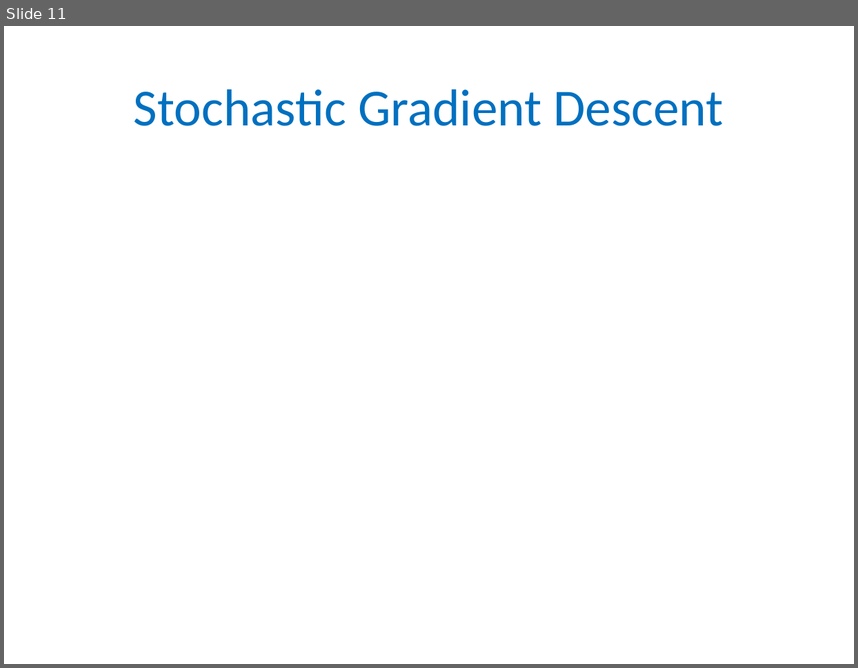
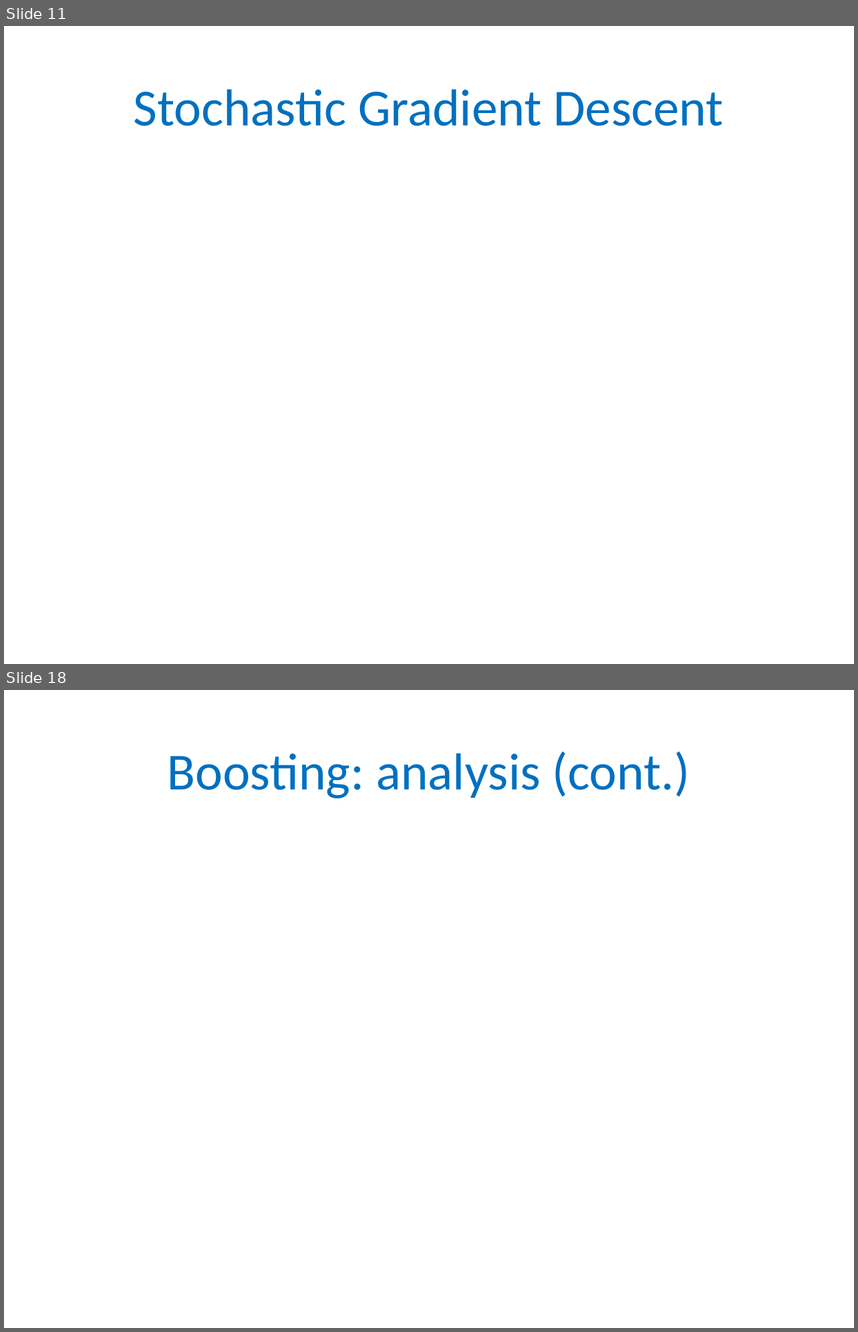
Before and after one commit to gyaroslavtsev/gyaroslavtsev.github.io, a slide deck: b609/lec08.pptx. Shown one above the other, each under a label of ours: slide 11 before the commit, slides 11 and 18 after it; the slides between them are not shown. The pictures are 858x668 and 858x1332 pixels, drawn with LibreOffice and Linux fonts; fonts in the diff are those of the drawing; grey boxes stand for pictures. Boxes give left, top, right and bottom in pixels: in the first picture for what was removed or moved away, otherwise in the second. Text is boxed around its words. In the diff, an @@ line names an element or a change of style, - is before the commit and + after.

```diff
--- a/b609/lec08.pptx
+++ b/b609/lec08.pptx
@@ slide 18 added at [4,690,854,1328], background #FFFFFF @@
@@ title added at [168,751,691,798], 44 pt, text #0070C0 @@
+Boosting: analysis (cont.)
```
Also in this commit, not shown: 1 slide changed, 6 other slides added, 5 other files.
